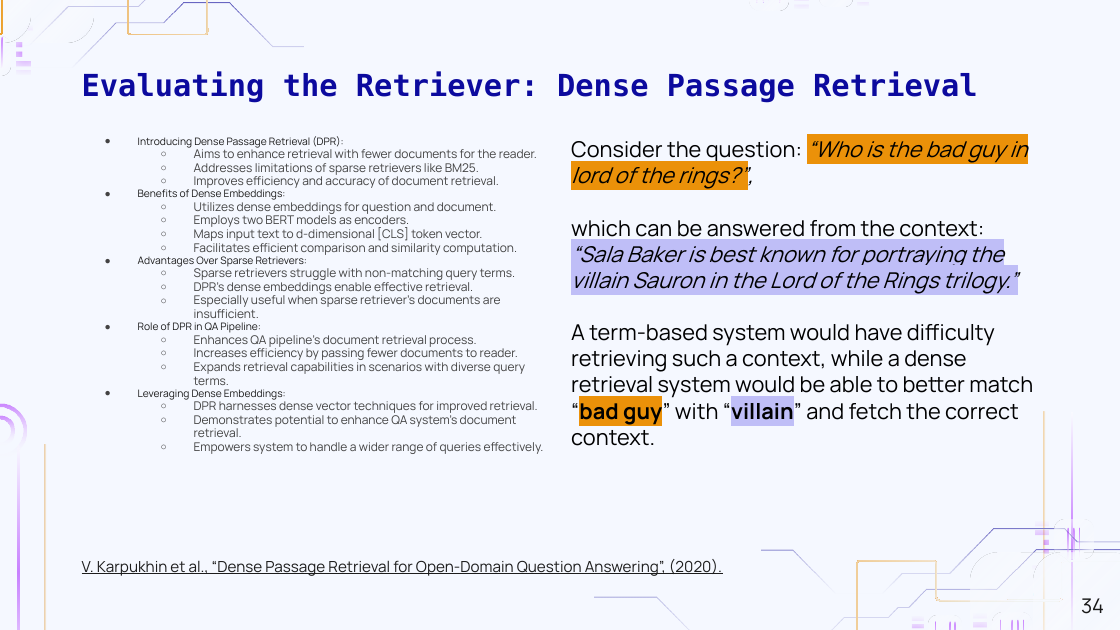
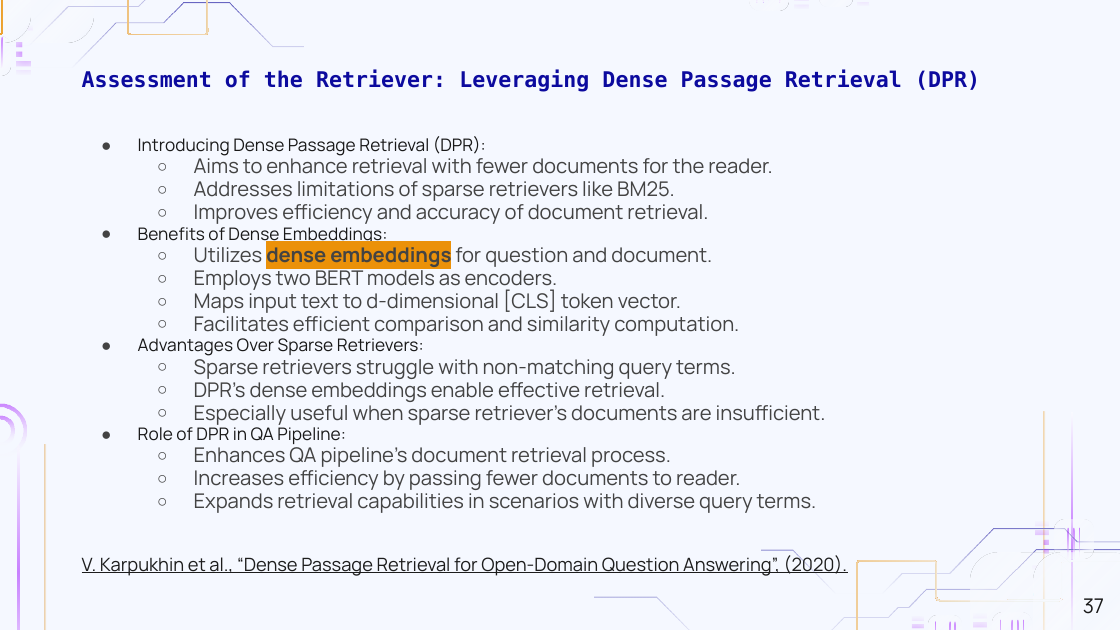
Before and after one commit to MarioAvolio/AI-Project, a slide deck: slide 37 of Question Answering.pptx (slide 34 before the commit). Drawn at 1120x630 pixels with LibreOffice and Linux fonts; fonts in the diff are those of the drawing; background and template pictures are left out. Boxes give left, top, right and bottom in pixels: in the first picture for what was removed or moved away, otherwise in the second. Text is boxed around its words. In the diff, an @@ line names an element or a change of style, - is before the commit and + after.

```diff
--- a/Question Answering.pptx
+++ b/Question Answering.pptx
@@ title at box(82, 69, 980, 92): text changed; size 19.5 to 13.9 pt @@
-Evaluating the Retriever: Dense Passage Retrieval
+Assessment of the Retriever: Leveraging Dense Passage Retrieval (DPR)
@@ text "Introducing Dense Passage Retrieval (DPR):" at box(138, 136, 826, 513): size 6.6 to 11.1 pt in "Introducing Dense Passage Retrieval (DPR):", "Benefits of Dense Embeddings:", "Advantages Over Sparse Retrievers:", "Role of DPR in QA Pipeline:"; size 7.7 to 12.9 pt in "Aims to enhance retrieval with fewer documents ...", "Addresses limitations of sparse retrievers like BM25.", "Improves efficiency and accuracy of document retrieval.", "Utilizes dense embeddings for question and document." and 9 more places; highlight none to #EB9109, bold on in "dense embeddings"; indent changed @@
@@ text removed at box(571, 141, 1033, 446) @@
-Consider the question: “Who is the bad guy in lord of the rings?”,
-which can be answered from the context: “Sala Baker is best known for portraying the villain Sauron in the Lord of the Rings trilogy.”
-A term-based system would have difficulty retrieving such a context, while a dense retrieval system would be able to better match “bad guy” with “villain” and fetch the correct context.
@@ text at box(138, 389, 544, 454): paragraphs removed @@
-● Leveraging Dense Embeddings:
-  ○ DPR harnesses dense vector techniques for improved retrieval.
-  ○ Demonstrates potential to enhance QA system's document retrieval.
-  ○ Empowers system to handle a wider range of queries effectively.
@@ text "V. Karpukhin et al., “Dense ..." at box(82, 554, 847, 576): size 9.8 to 11.8 pt; line spacing 1 to 0.8 @@
@@ page number at box(1083, 598, 1104, 614): text changed @@
-34
+37
```
Also in this commit, not shown: 30 other slides changed, 5 slides added.
